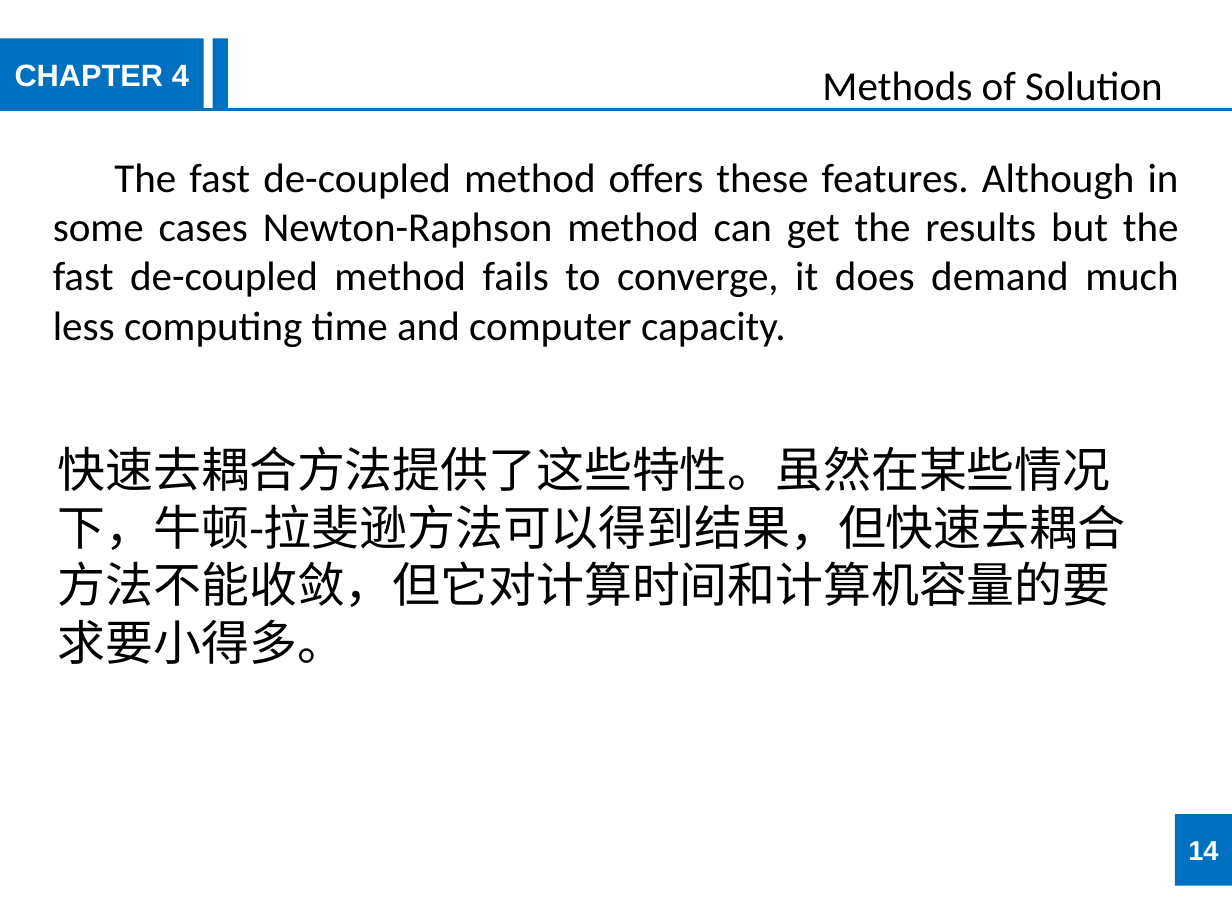
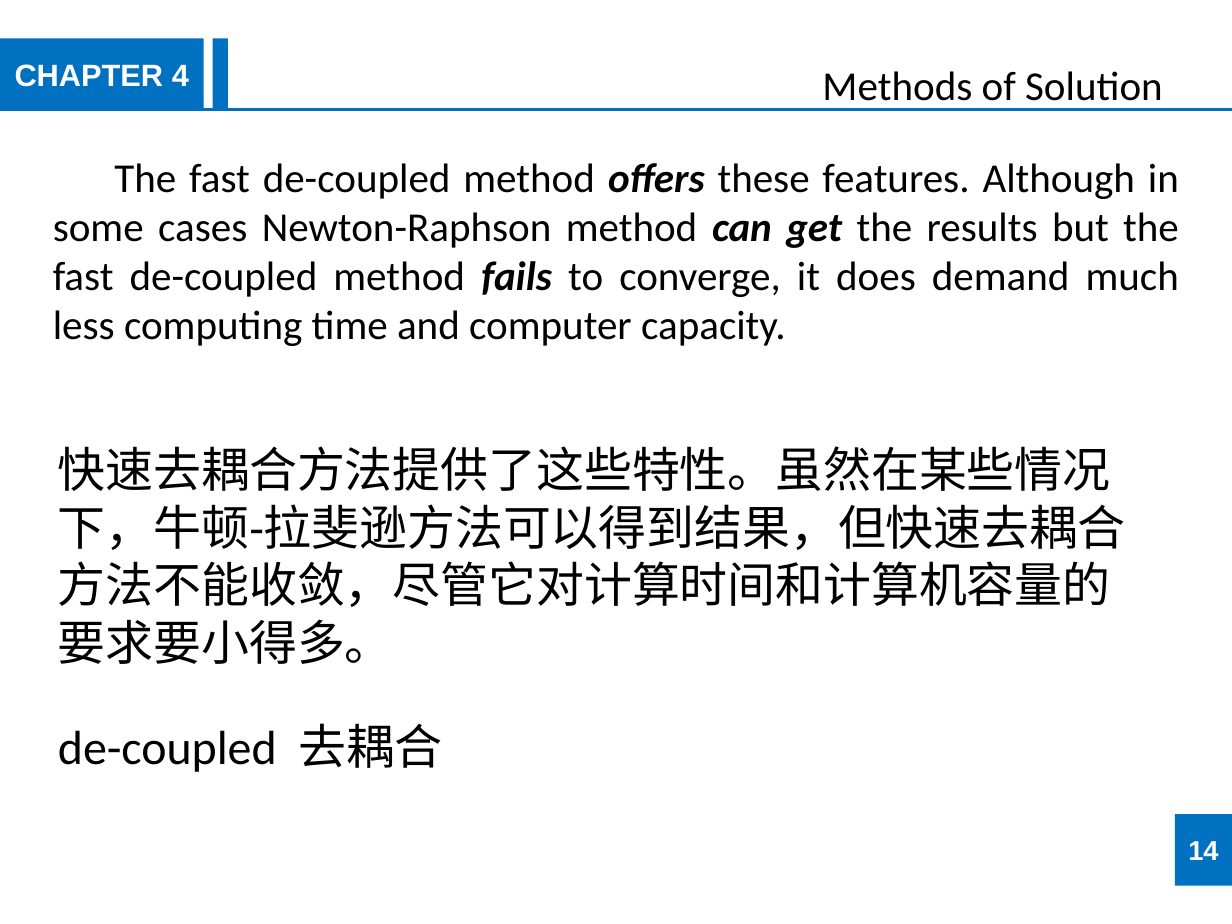
Before and after one commit to JookerLoo/Xmind, a slide deck: slide 14 of 4-3 methods of solution.pptx. Drawn at 1232x924 pixels with LibreOffice and Linux fonts; fonts in the diff are those of the drawing. Boxes give left, top, right and bottom in pixels: in the first picture for what was removed or moved away, otherwise in the second. Text is boxed around its words. In the diff, an @@ line names an element or a change of style, - is before the commit and + after.

```diff
--- a/4-3 methods of solution.pptx
+++ b/4-3 methods of solution.pptx
@@ text "The fast de-coupled method offers ..." at (53,163,1179,346): bold on, italic on in "offers can get fails" @@
@@ text at (58,446,1125,664): text changed @@
-快速去耦合方法提供了这些特性。虽然在某些情况下，牛顿-拉斐逊方法可以得到结果，但快速去耦合方法不能收敛，但它对计算时间和计算机容量的要求要小得多。
+快速去耦合方法提供了这些特性。虽然在某些情况下，牛顿-拉斐逊方法可以得到结果，但快速去耦合方法不能收敛，尽管它对计算时间和计算机容量的要求要小得多。
@@ text added at (58,723,442,772), 28 pt, text #000000 @@
+de-coupled 去耦合
```
Also in this commit, not shown: 11 other slides changed, 1 other file.
